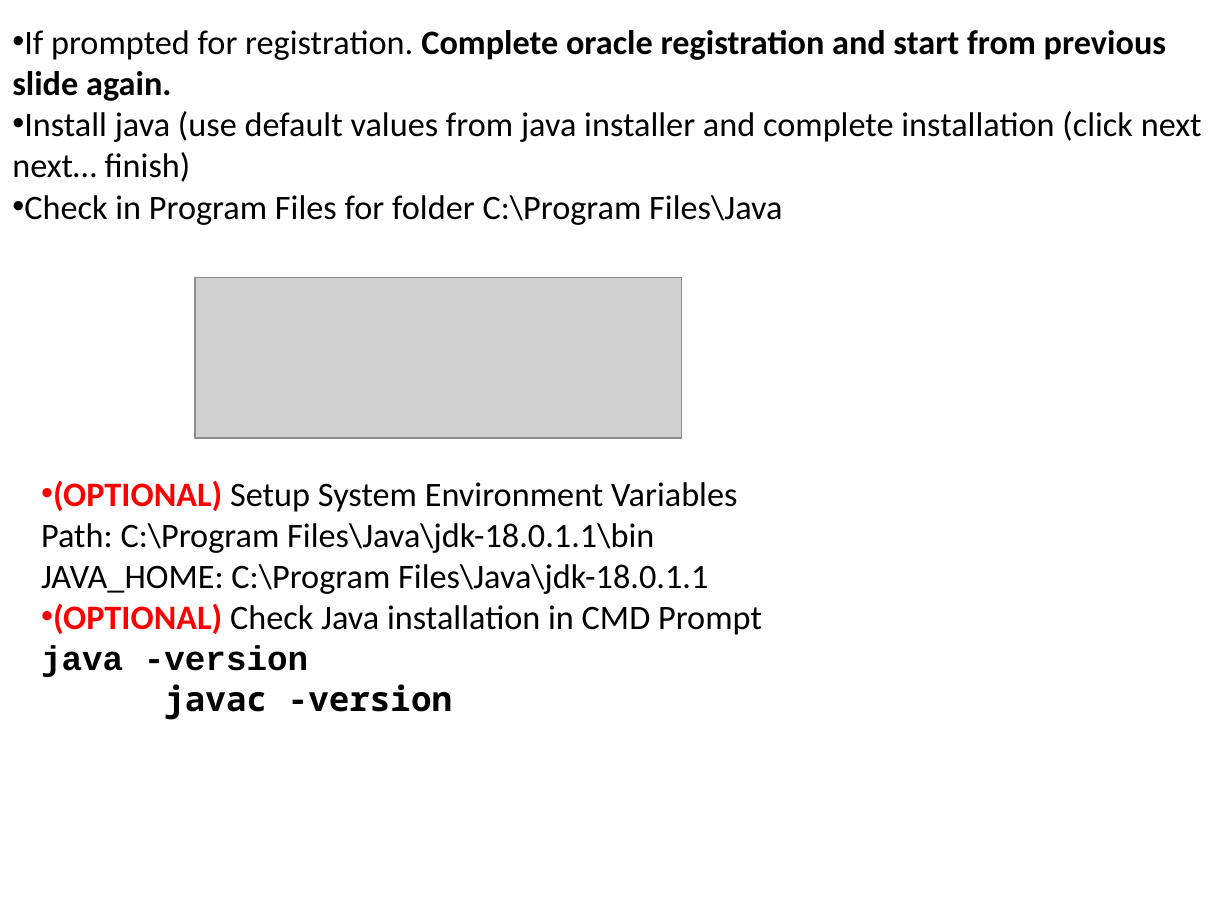
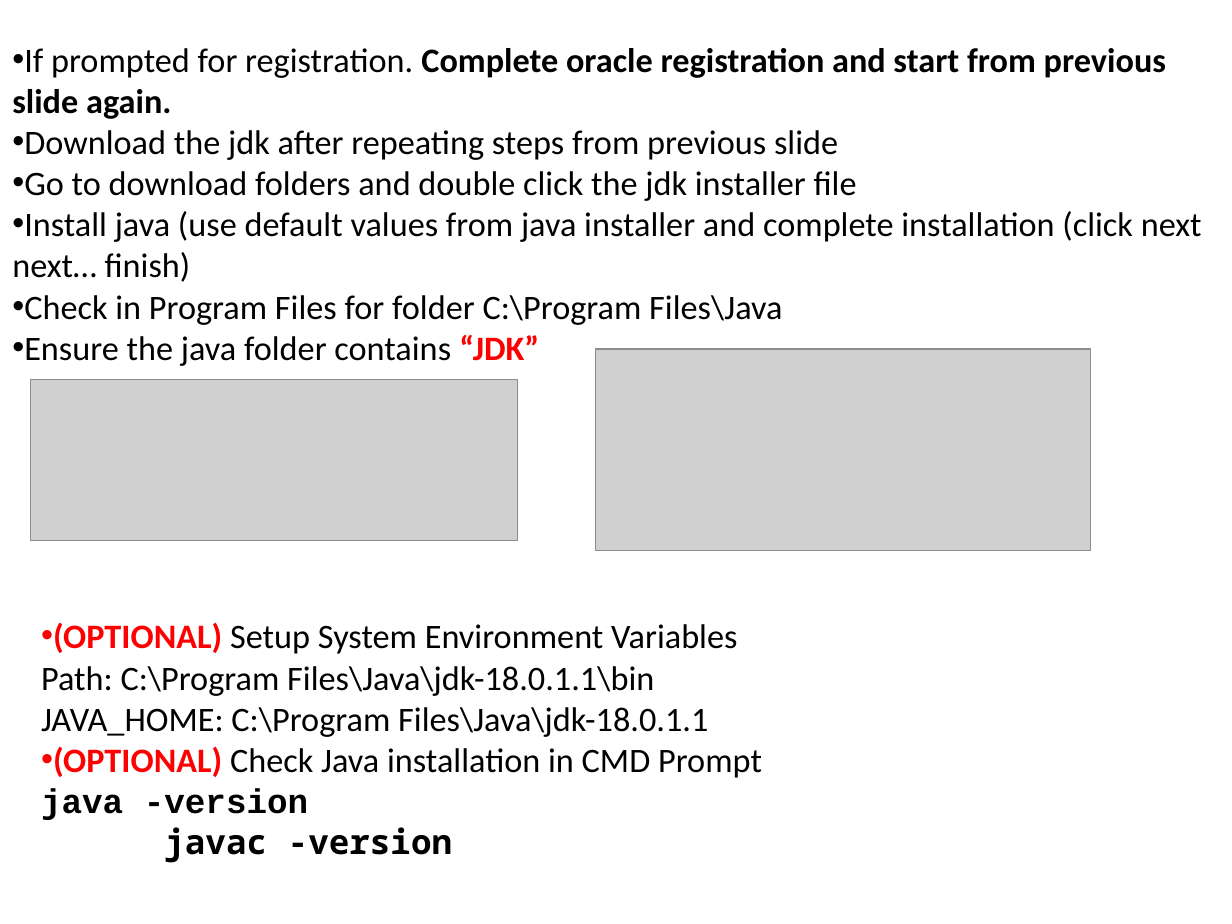
Before and after one commit to thinkcodegravity/dec24java, a slide deck: slide 3 of documents/java-setup.pptx. Drawn at 1232x924 pixels with LibreOffice and Linux fonts; fonts in the diff are those of the drawing; grey boxes stand for pictures. Boxes give left, top, right and bottom in pixels: in the first picture for what was removed or moved away, otherwise in the second. Text is boxed around its words. In the diff, an @@ line names an element or a change of style, - is before the commit and + after.

```diff
--- a/documents/java-setup.pptx
+++ b/documents/java-setup.pptx
@@ text "If prompted for registration. Complete ...": place and size @@
-text "If prompted for registration. Complete ..." at [12, 30, 1202, 225]
+text "If prompted for registration. Complete ..." at [12, 48, 1202, 366]
@@ text at [24, 130, 857, 201]: paragraphs added @@
+• Download the jdk after repeating steps from previous slide
+• Go to download folders and double click the jdk installer file
@@ text at [24, 335, 539, 366]: paragraph added @@
+• Ensure the java folder contains “JDK”
@@ picture added at [595, 349, 1090, 551] @@
@@ picture: place and size @@
-picture at [195, 277, 681, 439]
+picture at [31, 379, 517, 541]
@@ text "(OPTIONAL) Setup System Environment Variables": place and size @@
-text "(OPTIONAL) Setup System Environment Variables" at [41, 480, 762, 720]
+text "(OPTIONAL) Setup System Environment Variables" at [41, 622, 762, 863]
```
Also in this commit, not shown: 1 other slide changed, 2 other files.
